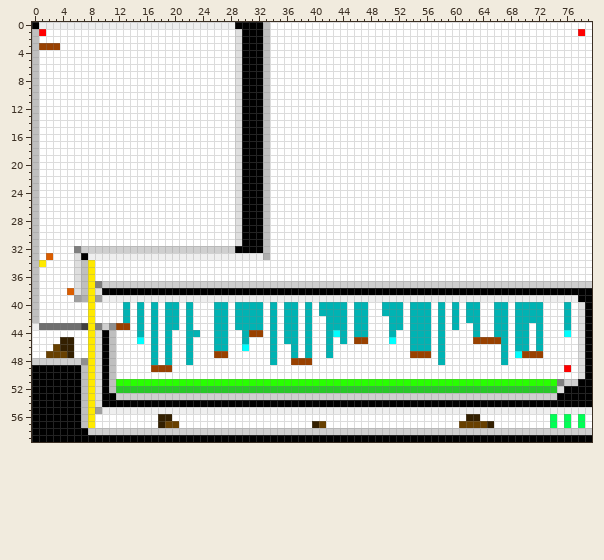
Sprite sheet, stored at source/level_data/layouts/level5/layer2.png. Above: the version before the commit.
The file is 80x60 pixels.
And afterwards:
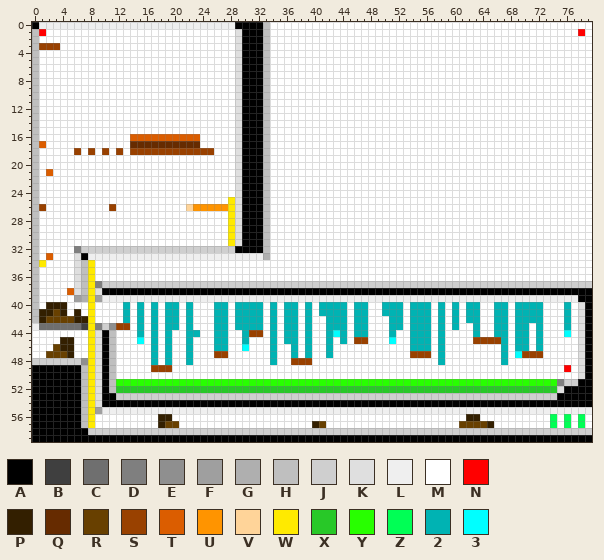
Palette (. is transparent): A #000000  B #3f3f3f  C #6f6f6f  D #7f7f7f  E #8f8f8f  F #9f9f9f  G #afafaf  H #bfbfbf  J #cfcfcf  K #dfdfdf  L #efefef  M #ffffff  N #ff0000  P #331f00  Q #662b00  R #684000  S #994100  T #db5d00  U #ff9400  V #ffd499  W #ffea00  X #28c828  Y #28ff00  Z #00ff55  2 #00b3b3  3 #00ffff
Difference:
Colour M becomes colour P in row 40 at x 2 to 4; in row 41 at x 1 to 2, 4 and 6; in row 42 at x 1 and 6 to 7.
Colour M becomes colour Q in row 17 at x 14 to 23.
Colour M becomes colour R in row 41 at x 3; in row 42 at x 2 to 5.
Colour M becomes colour S in row 18 at x 6, 8, 10, 12 and 14 to 25; in row 26 at x 1 and 11.
Colour M becomes colour T in row 16 at x 14 to 23; in row 17 at x 1; in row 21 at x 2.
Colour M becomes colour U in row 26 at x 23 to 27.
Colour M becomes colour V in row 26 at x 22.
Colour M becomes colour W in rows 25 to 31 at x 28.
Changed places in both pictures, as pixel boxes (x1, y1, x2, y2):
changed: (74, 134, 214, 155)
changed: (39, 141, 46, 148)
changed: (39, 169, 53, 211)
changed: (186, 197, 235, 246)
changed: (109, 204, 116, 211)
changed: (39, 302, 88, 323)
